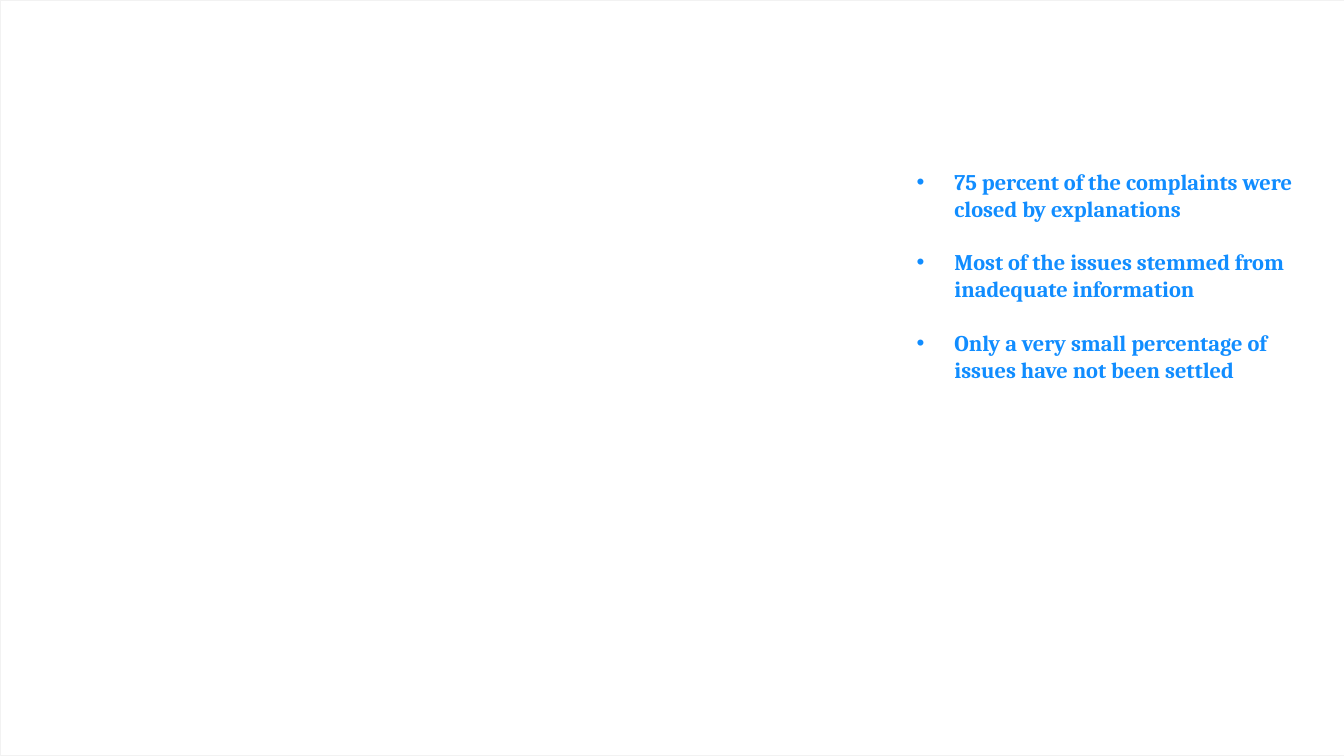
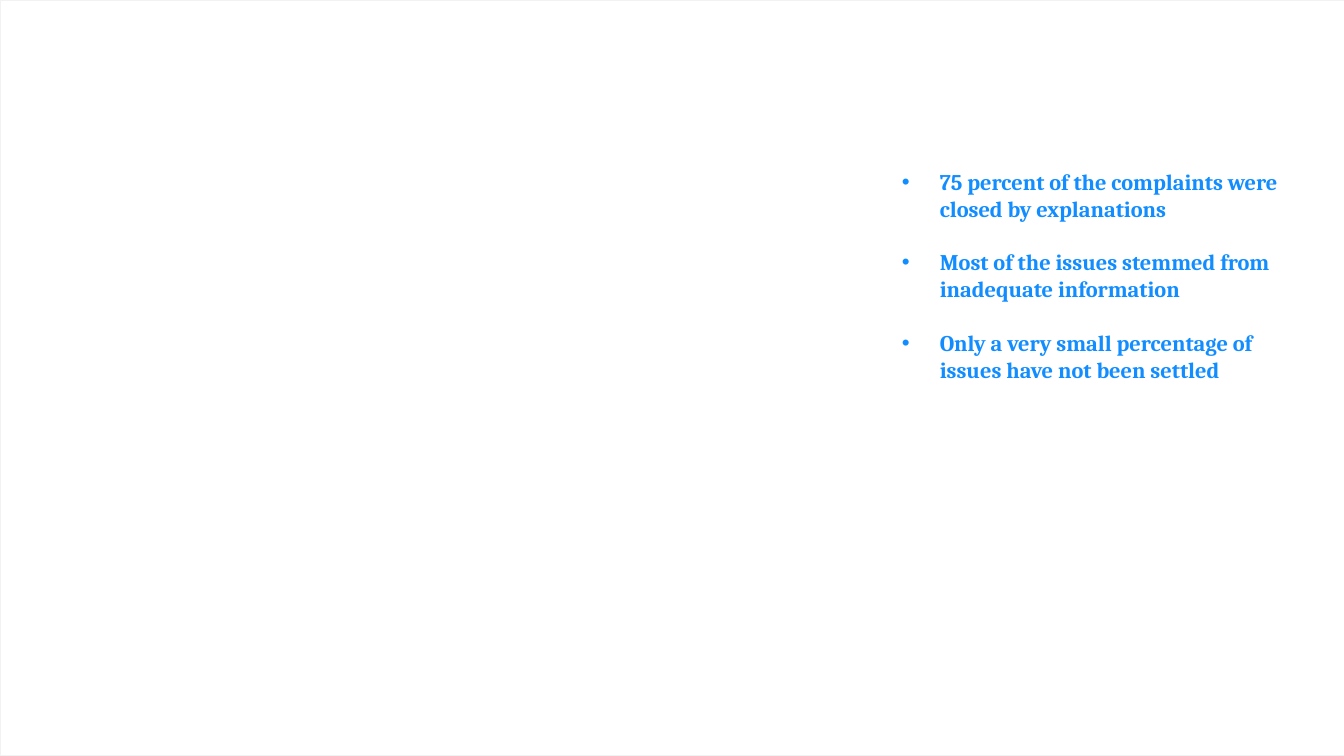
Before and after one commit to Tobi-Ade/Machine-Learning-Deployment, a slide deck: slide 7 of Consumer Complaints.pptx. Drawn at 1344x756 pixels with LibreOffice and Linux fonts; fonts in the diff are those of the drawing; background and template pictures are left out. Boxes give left, top, right and bottom in pixels: in the first picture for what was removed or moved away, otherwise in the second. Text is boxed around its words. In the diff, an @@ line names an element or a change of style, - is before the commit and + after.

```diff
--- a/Consumer Complaints.pptx
+++ b/Consumer Complaints.pptx
@@ text "75 percent of the complaints ...": place and size @@
-text "75 percent of the complaints ..." at <box>954,174,1293,378</box>
+text "75 percent of the complaints ..." at <box>940,174,1278,378</box>
```
Also in this commit, not shown: 8 other slides changed, 3 slides removed, 1 other file.
